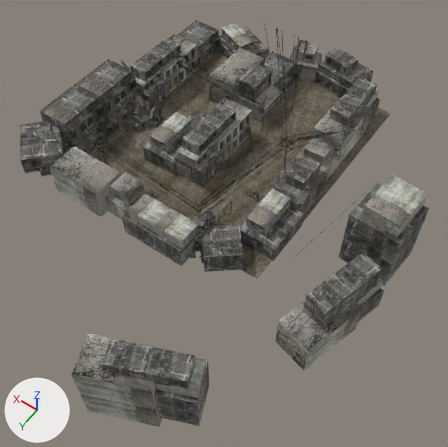
A saved change to the glTF model assets/260/props/isle_ruin.glb.
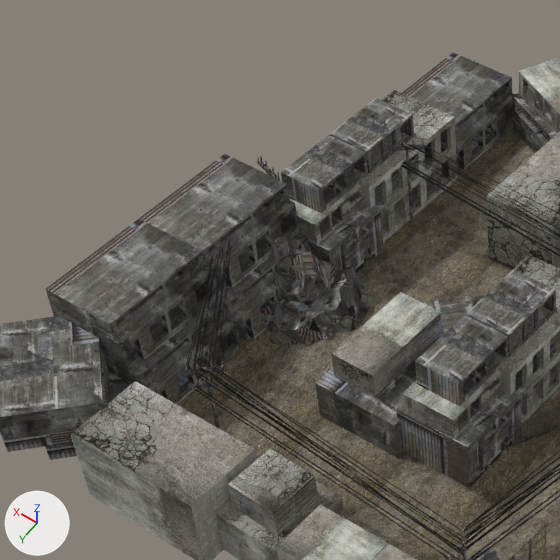
Each version appears first whole from a 50 mm lens placed at (-33.1, 44.4, 63.7), pointed at (-4.1, 3.9, 0.0), and next in a close-up on the part from 5% to 53% of the width and 0% to 48% of the height. The axes (+X, +Y, +Z) are drawn at lower left. The lights are the same throughout. The older version's two pictures come first. Where no turn or scale is listed for an object, it has been applied to the vertices. Vertices at exactly the same position are counted once.

The first close-up shows 'ruin'.
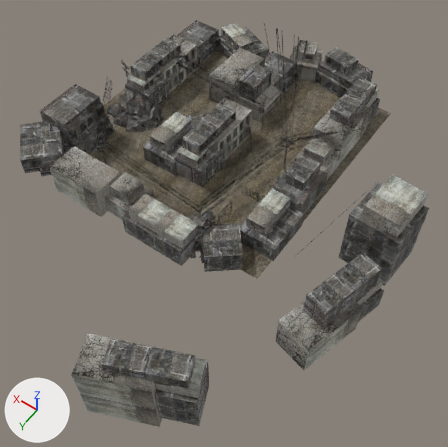
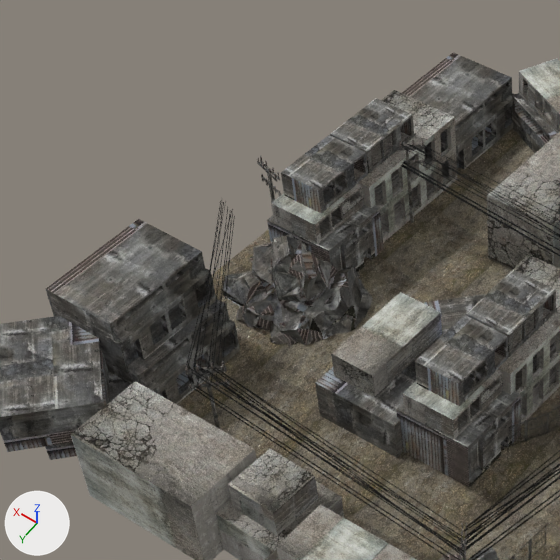
Changed parts and their boxes [x1, y1, x2, y2] in the close-ups (560 x 560 px):
part 1 of me_ruin, cut back
    before: [46, 154, 315, 404]
    after: [46, 219, 240, 404]
part 2 of me_ruin, edited (looks the same)
    both: [0, 53, 560, 560]

Edits to the bpy script that builds the scene:
```text
Change me_ruin:
    used by ob_ruin; location = (0.0, 0.0, 4.37)
    remove me_ruin.from_pydata(...)  # 8750 vertices, 15767 faces; spans x -26.2..26.2, y -32.2..32.2, z -6.3..6.3
    add me_ruin.from_pydata(...)  # 8594 vertices, 15499 faces; spans x -26.2..26.2, y -32.2..32.2, z -6.3..6.3
    me_ruin part 1
    144 vertices are removed from x 18.4..24.4, y -6.9..0.0, z -4.1..2.4
    319 faces are deleted
    67 new faces join them, mat_material_003
    me_ruin part 2: 15432 kept faces spanning x -26.2..26.2, y -32.2..32.2, z -6.3..6.3 get new vertex colours; the middle colour goes from black #000000 to red #eb0000
    other edits to the shape of me_ruin do not show in these pictures
```
